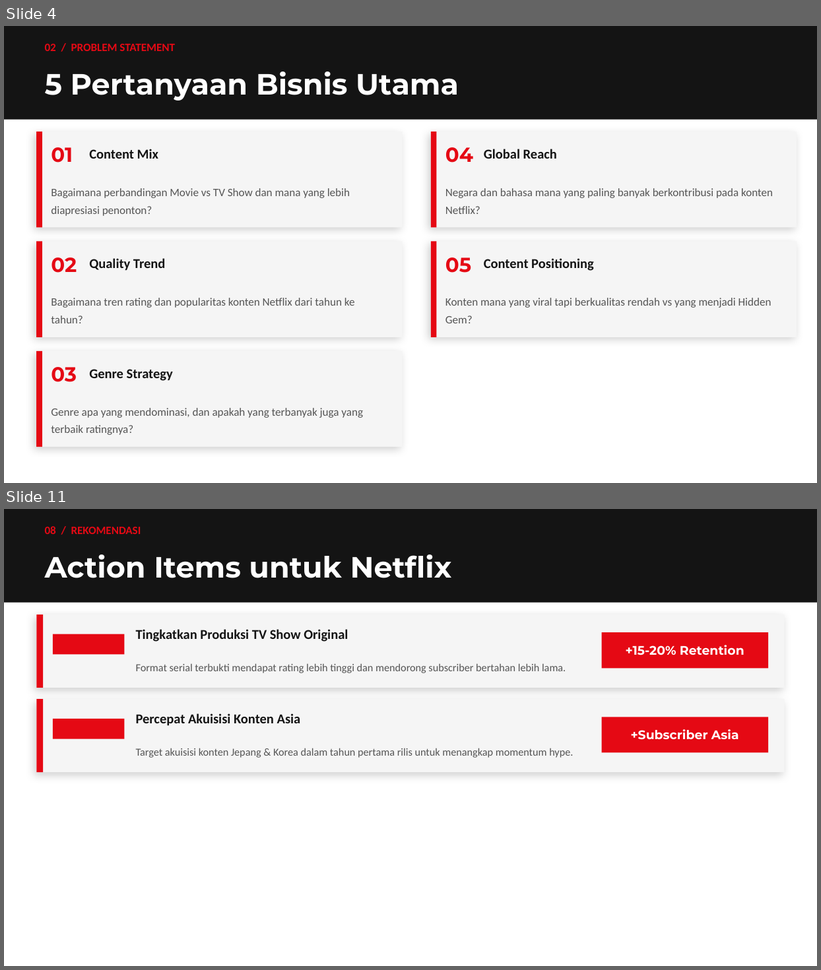
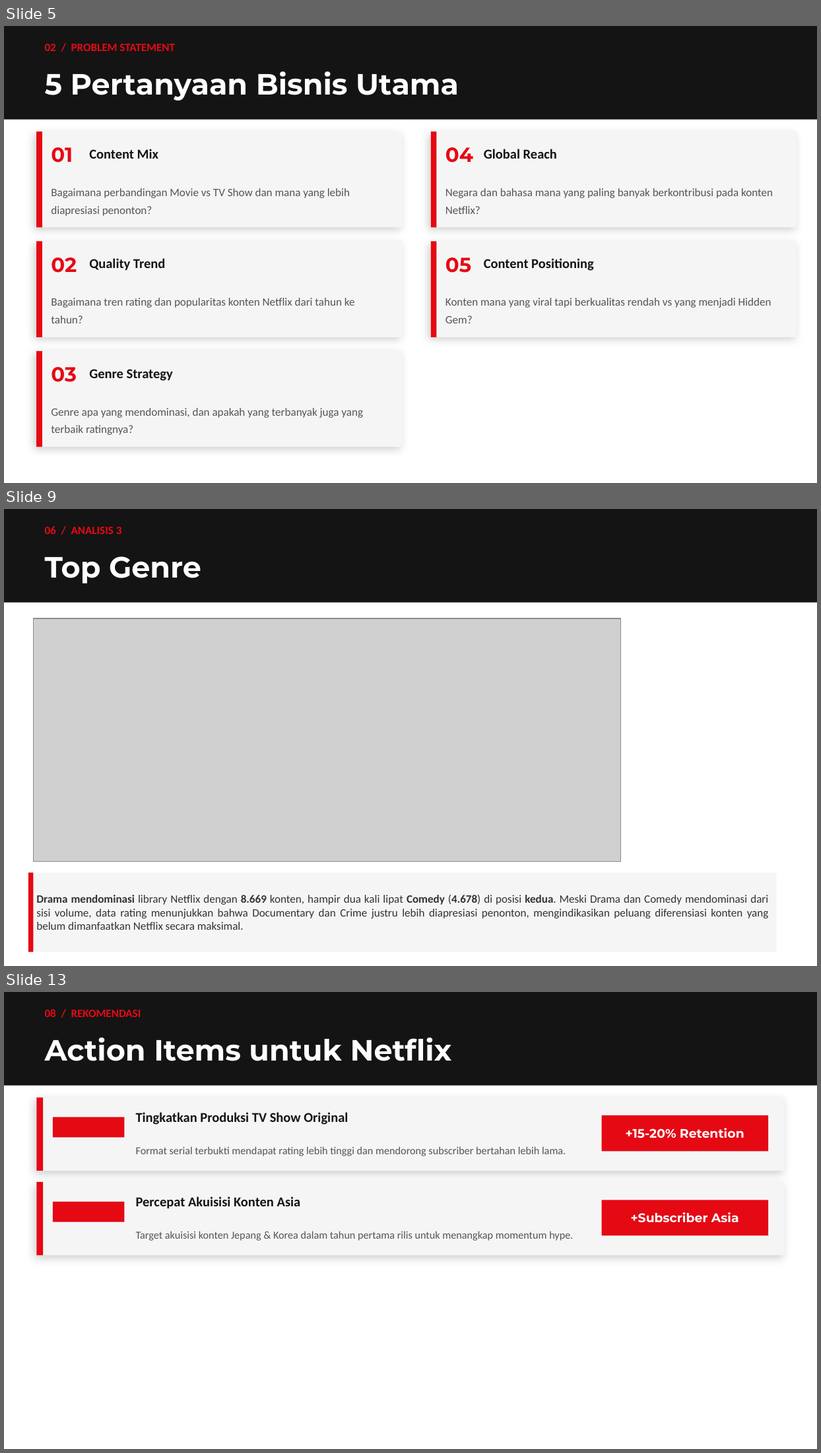
Before and after one commit to ahmadf9/netflix-content-strategy-analysis, a slide deck: Study Case - Ahmad Faizal- Netflix_Content_Strategy_Analysis.pptx. Shown one above the other, each under a label of ours: slides 4 and 11 before the commit, slides 5, 9 and 13 after it; the slides between them are not shown. The pictures are 821x970 and 821x1453 pixels, drawn with LibreOffice and Linux fonts; fonts in the diff are those of the drawing; grey boxes stand for pictures. Boxes give left, top, right and bottom in pixels: in the first picture for what was removed or moved away, otherwise in the second. Text is boxed around its words. In the diff, an @@ line names an element or a change of style, - is before the commit and + after.

```diff
--- a/Study Case - Ahmad Faizal- Netflix_Content_Strategy_Analysis.pptx
+++ b/Study Case - Ahmad Faizal- Netflix_Content_Strategy_Analysis.pptx
@@ slide 9 added at (4,509,817,966), background #FFFFFF @@
@@ rectangle added at (4,509,817,603), fill #141414 @@
@@ text added at (45,526,122,534), 10 pt, text #E50914, bold @@
+06 / ANALISIS 3
@@ text added at (45,557,201,584), 26 pt, text #FFFFFF, bold @@
+Top Genre
@@ picture added at (33,619,620,862) @@
@@ rectangle added at (28,873,776,953), fill #F5F5F5 @@
@@ rectangle added at (28,873,33,953), fill #E50914 @@
@@ text added at (36,894,769,930), 10 pt, text #333333 @@
+Drama mendominasi library Netflix dengan 8.669 konten, hampir dua kali lipat Comedy (4.678) di posisi kedua. Meski Drama dan Comedy mendominasi dari sisi volume, data rating menunjukkan bahwa Documentary dan Crime justru lebih diapresiasi penonton, mengindikasikan peluang diferensiasi konten yang belum dimanfaatkan Netflix secara maksimal.
@@ what was slide 4 is now slide 5 @@
@@ what was slide 11 is now slide 13 @@
```
Also in this commit, not shown: 4 slides changed, 4 other slides added, 3 slides removed, 5 other files.
